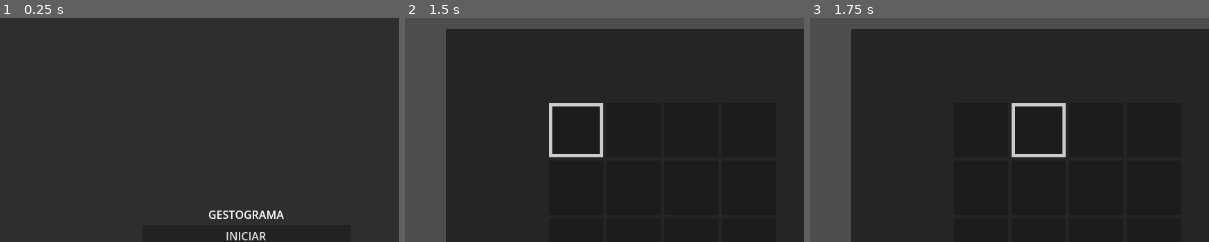
Above: before the commit, frames 1-3 (left to right).
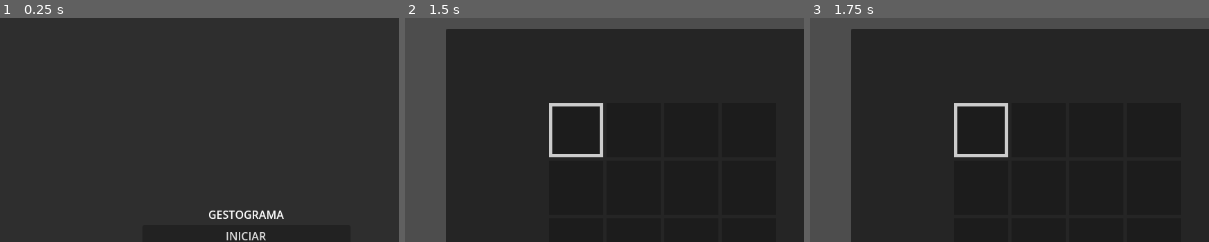
Above: after the commit, the same moments.

Repository: LuisGrigore/gestograma
Game: Godot game, scene res://core/scene_manager/scene_manager.tscn
The game is run twice, just before and just after one commit, with the same random seed, the same clock (stepped at 60 frames per second) and the same inputs.
Inputs:
- Up to frame 1 (0.25 s): no input
- Up to frame 2 (1.5 s): click "INICIAR" at 0.5 s; tap Enter (ui_accept) at 1.25 s; hold Right (ui_right) from 1.28 s (still down)
- Up to frame 3 (1.75 s): keep holding Right (ui_right); tap Enter (ui_accept) at 1.52 s
The pictures show only the part of the screen within x 19-69%, y 4-53%; the shares and areas given below are measured in that part.

Frames 1-2 are identical in both runs. In frame 3, 1.8% of the frame differs, in the area x 36-65%, y 37-63%.

Commit message:
mediapipe integration testing

Diff:
--- /dev/null
+++ b/adapters/word_row/input/word_row_gesture_input_gatherer.gd
@@ -0,0 +1,39 @@
+class_name WordRowGestureInputGatherer extends WordRowInputGatherer
+
+var _web_bus:ExternalWebEventBus = null
+
+static func init(web_bus:ExternalWebEventBus) -> WordRowGestureInputGatherer:
+	var input_gatherer := WordRowGestureInputGatherer.new()
+	input_gatherer.init_instance(web_bus)
+	return input_gatherer
+
+func init_instance(web_bus:ExternalWebEventBus) -> void:
+	_web_bus = web_bus
+	_web_bus.on_event("input", _on_input)
+
+func _on_input(input: String) -> void:
+	# SLIDE LEFT
+	if input == "ArrowLeft":
+		slide.emit(InputBus.SlideDirection.LEFT)
+
+	# SLIDE RIGHT
+	elif input == "ArrowRight":
+		slide.emit(InputBus.SlideDirection.RIGHT)
+
+	# SELECT
+	elif input == " ":
+		select.emit()
+
+	# ACCEPT
+	elif input == "Enter":
+		accept.emit()
+
+	# LETRAS
+	elif input.length() == 1:
+		var _letter := input
+
+		if (
+			(_letter >= "a" and _letter <= "z") or
+			(_letter >= "A" and _letter <= "Z")
+		):
+			letter.emit(_letter.to_upper())
--- a/components/word_row/input/implementations/word_row_key_input_gatherer.gd
+++ b/components/word_row/input/implementations/word_row_key_input_gatherer.gd
@@ -1,5 +1,4 @@
 class_name WordRowKeyInputGatherer extends WordRowInputGatherer
-
 
 func _input(event) -> void:
 	# SLIDE LEFT
--- a/game/game_controller.gd
+++ b/game/game_controller.gd
@@ -1,24 +1,30 @@
 extends Node
 
-const DEBUG := true
+const DEBUG := false
 
 @onready var input_bus = InputBus.new()
-@onready var _web_bus = ExternalWebEventBus.new()
+@onready var _web_bus: ExternalWebEventBus = null
 
 
 @onready var _scene_manager := get_tree().current_scene as SceneManager
 
 func _on_start_game():
 	_scene_manager.clear_ui()
-	_scene_manager.set_world_3d_node(AlphabetLevel.init())
+	_scene_manager.set_world_3d_node(AlphabetLevel.init(_web_bus))
 
 func _on_scene_manager_ready() -> void:
 	var menu: MainMenu = MainMenu.init()
 	_scene_manager.set_ui_node(menu)
 	menu.start_game.connect(_on_start_game)
 
+func _on_hands(hands) -> void:
+	print(hands)
+
 func _ready() -> void:
-	add_child(_web_bus)
+	if !DEBUG:
+		_web_bus = ExternalWebEventBus.new()
+		_web_bus.on_event("hands", _on_hands)
+		add_child(_web_bus)
 	_scene_manager.ready.connect(_on_scene_manager_ready)
 
 func _unhandled_input(event) -> void:
--- a/game/levels/alphabet_level/alphabet_level.gd
+++ b/game/levels/alphabet_level/alphabet_level.gd
@@ -5,9 +5,13 @@
 
 @export var word_grid_3d :WordGrid3D = null
 
-static func init() -> AlphabetLevel:
+static func init(web_bus:ExternalWebEventBus) -> AlphabetLevel:
 	var alphabet_level: AlphabetLevel = ALPHABET_LEVEL_SCENE.instantiate()
-	var input := WordRowKeyInputGatherer.new()
+	var input : WordRowInputGatherer
+	if web_bus == null:
+		input = WordRowKeyInputGatherer.new()
+	else :
+		input = WordRowGestureInputGatherer.init(web_bus)
 	alphabet_level.word_grid_3d.init_instance(WordGridModel.init("HOLA", 5), input)
 	alphabet_level.add_child(input)
 	return alphabet_level
Not shown, added: adapters/word_row/input/word_row_gesture_input_gatherer.gd.uid
Not shown, changed: .gitignore
Not shown, changed: subsystem/src/app.ts
